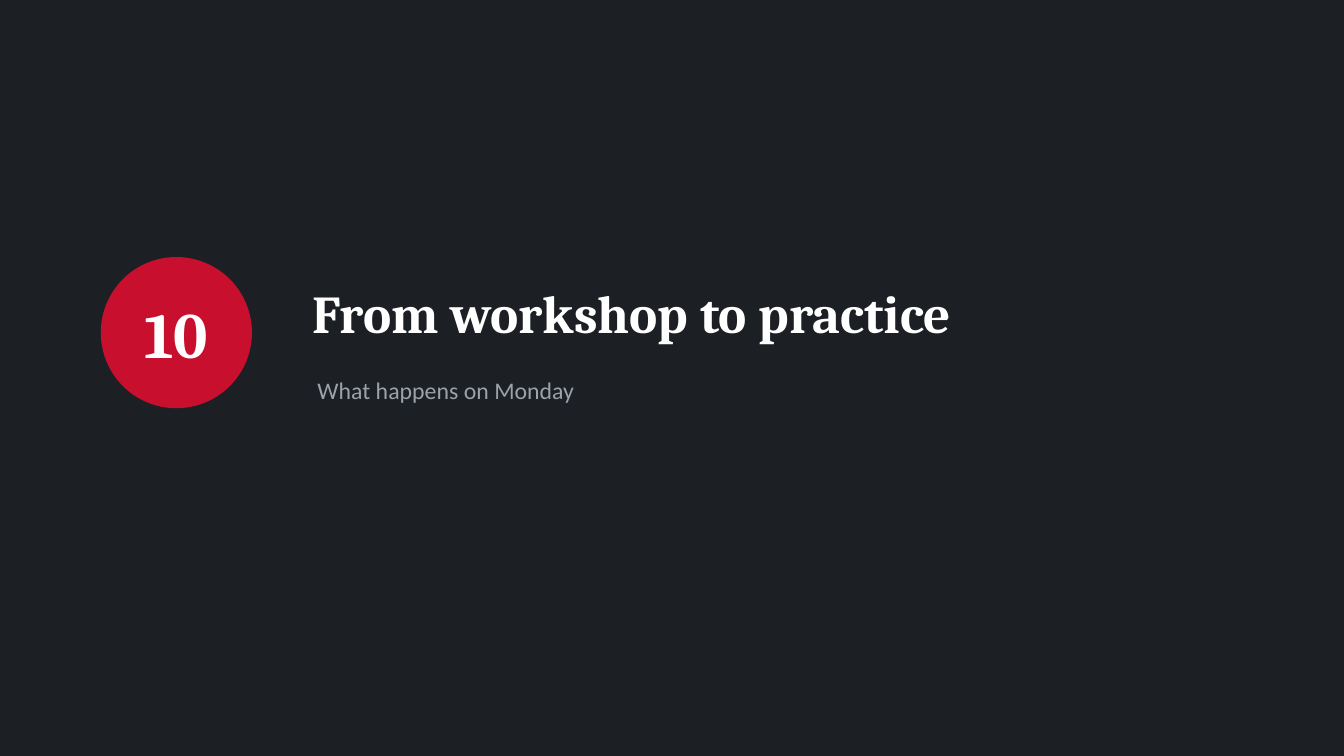
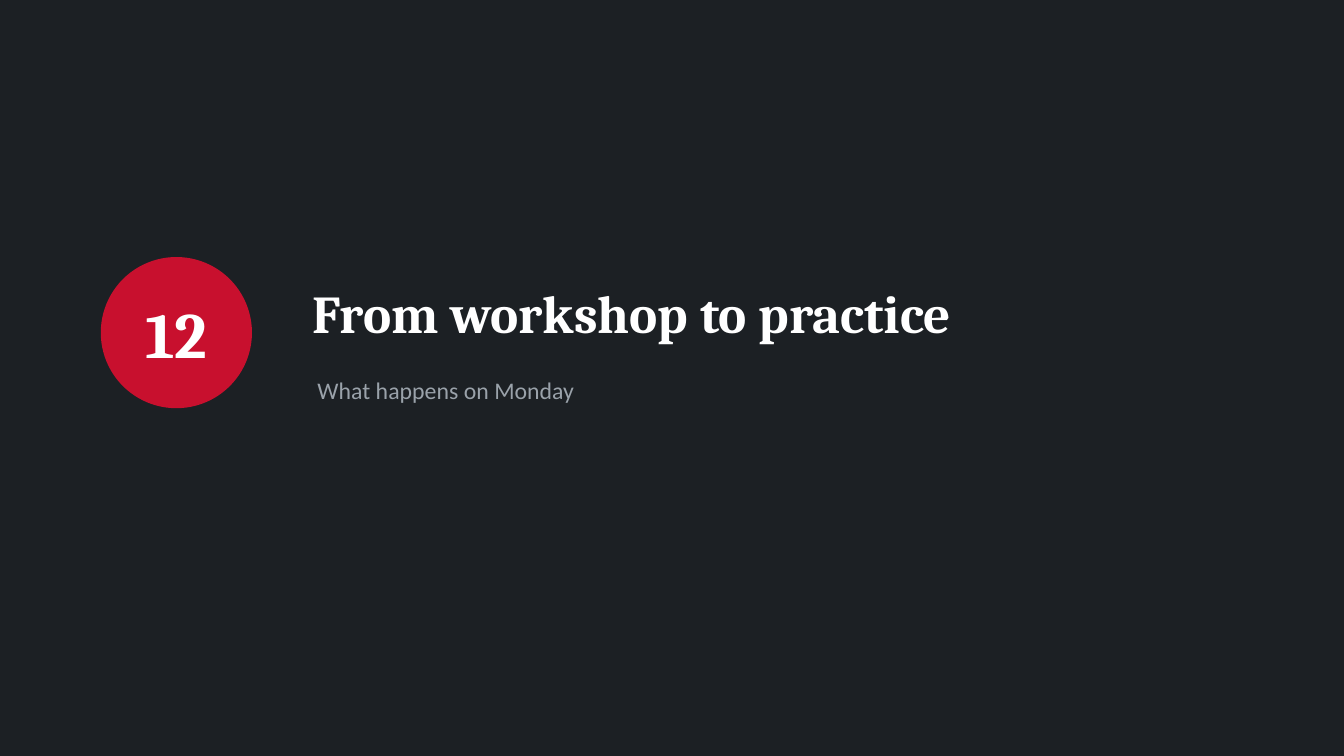
Before and after one commit to dineshkwadhwani/thecoachdinesh, a slide deck: slide 93 of courses/ai/workshop/03_Facilitator/PPT1_Workshop_Slides.pptx (slide 66 before the commit). Drawn at 1344x756 pixels with LibreOffice and Linux fonts; fonts in the diff are those of the drawing. Boxes give left, top, right and bottom in pixels: in the first picture for what was removed or moved away, otherwise in the second. Text is boxed around its words. In the diff, an @@ line names an element or a change of style, - is before the commit and + after.

```diff
--- a/courses/ai/workshop/03_Facilitator/PPT1_Workshop_Slides.pptx
+++ b/courses/ai/workshop/03_Facilitator/PPT1_Workshop_Slides.pptx
@@ text at [145, 314, 207, 358]: text changed @@
-10
+12
```
Also in this commit, not shown: 7 other slides changed, 31 slides added, 4 slides removed, 3 other files.
